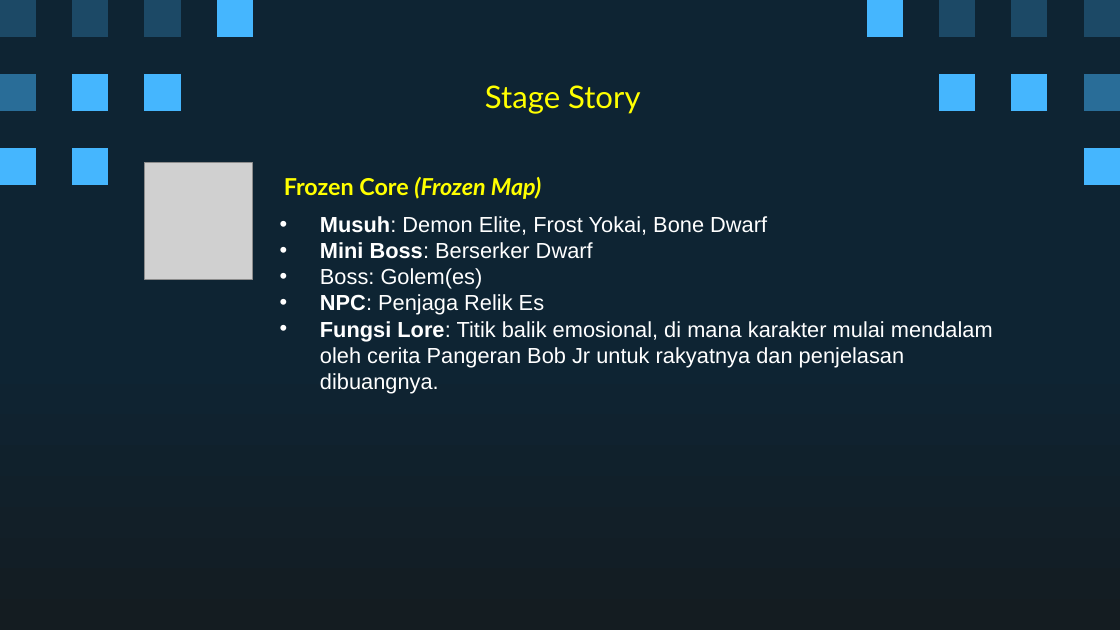
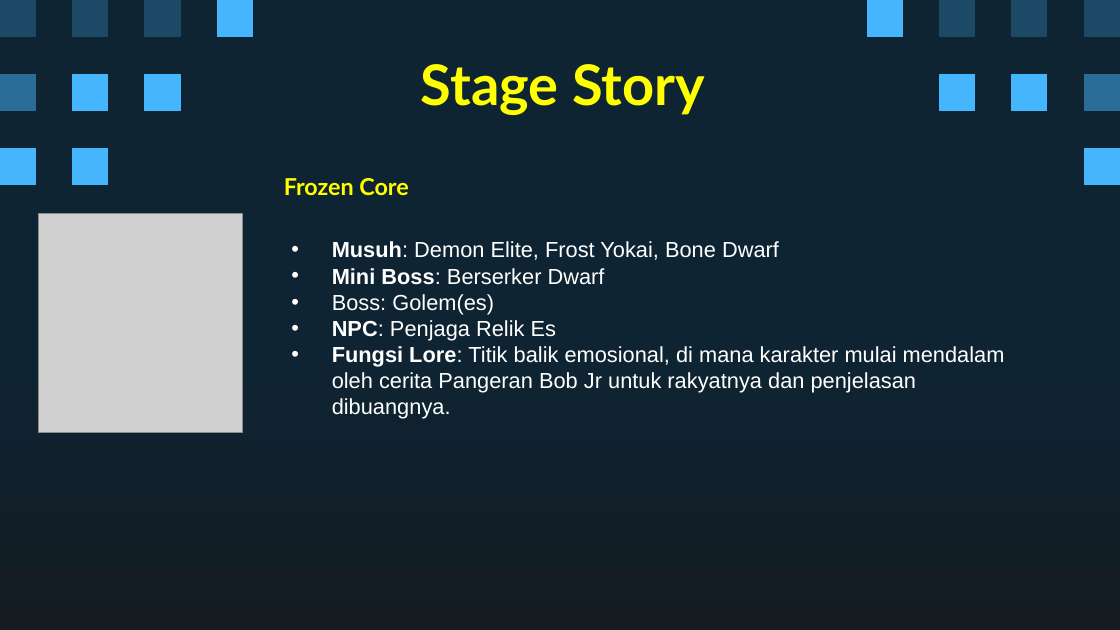
Before and after one commit to Ricardhad/gameProgProject, a slide deck: slide 16 of Super Pixel Vintage Gaming by Slidesgo.pptx. Drawn at 1120x630 pixels with LibreOffice and Linux fonts; fonts in the diff are those of the drawing; grey boxes stand for pictures. Boxes give left, top, right and bottom in pixels: in the first picture for what was removed or moved away, otherwise in the second. Text is boxed around its words. In the diff, an @@ line names an element or a change of style, - is before the commit and + after.

```diff
--- a/Super Pixel Vintage Gaming by Slidesgo.pptx
+++ b/Super Pixel Vintage Gaming by Slidesgo.pptx
@@ title "Stage Story": place and size @@
-title "Stage Story" at <box>485,85,640,114</box>
+title "Stage Story" at <box>421,64,705,115</box>
@@ title "Stage Story" at <box>421,64,705,115</box>: size 20 to 36 pt, bold on @@
@@ freeform shape removed at <box>144,162,253,273</box> @@
@@ title at <box>284,178,408,195</box>: text changed; italic off @@
-Frozen Core (Frozen Map)
+Frozen Core
@@ picture: place and size @@
-picture at <box>144,162,253,279</box>
+picture at <box>39,214,243,432</box>
@@ subtitle "Musuh: Demon Elite, Frost Yokai, ...": place and size @@
-subtitle "Musuh: Demon Elite, Frost Yokai, ..." at <box>320,216,993,394</box>
+subtitle "Musuh: Demon Elite, Frost Yokai, ..." at <box>332,241,1005,419</box>
```
Also in this commit, not shown: 8 other slides changed, 3 slides added, 3 slides removed.
